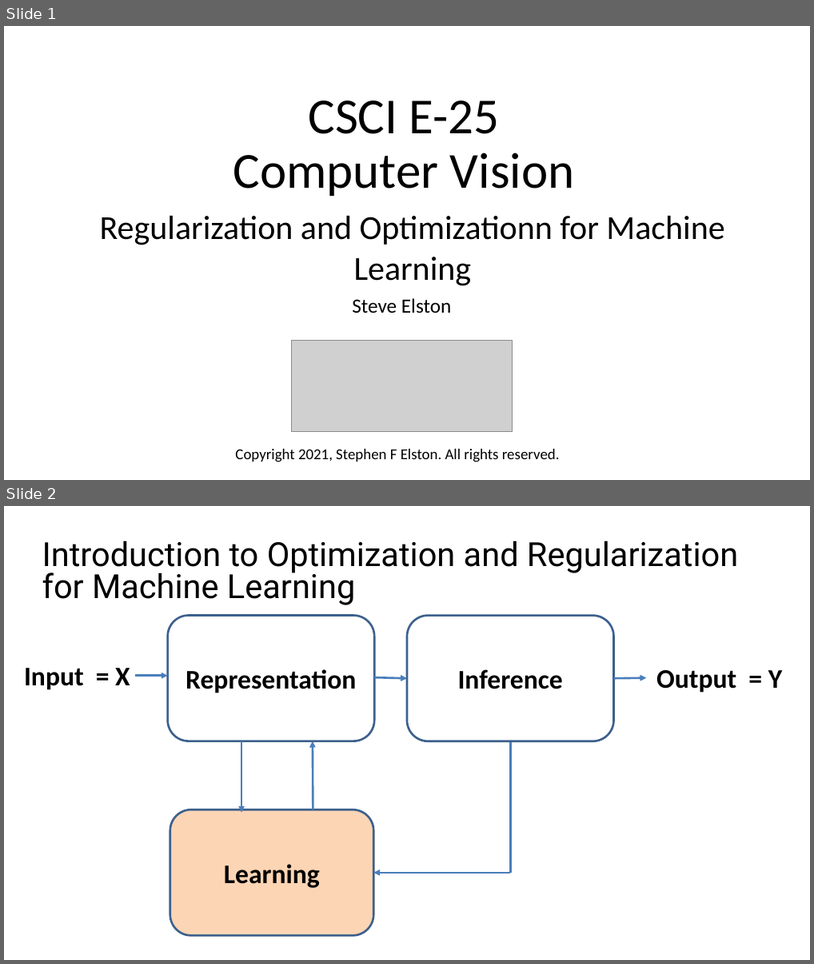
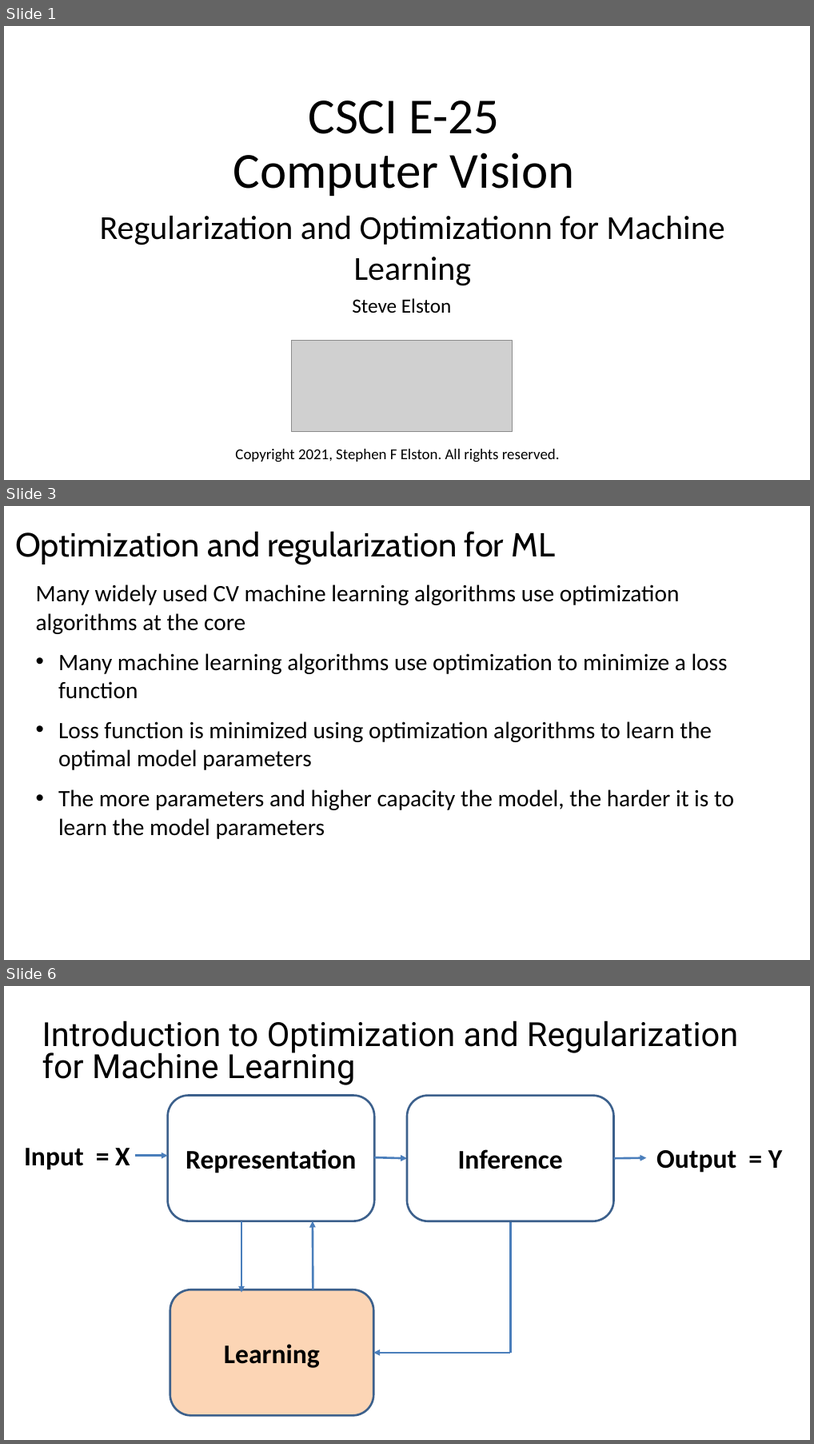
Before and after one commit to StephenElston/CSCI-E25, a slide deck: Slides/7_RegularizationAndOptimization.pptx. Shown one above the other, each under a label of ours: slides 1 and 2 before the commit, slides 1, 3 and 6 after it; the slides between them are not shown. The pictures are 814x964 and 814x1444 pixels, drawn with LibreOffice and Linux fonts; fonts in the diff are those of the drawing; grey boxes stand for pictures. Boxes give left, top, right and bottom in pixels: in the first picture for what was removed or moved away, otherwise in the second. Text is boxed around its words. In the diff, an @@ line names an element or a change of style, - is before the commit and + after.

```diff
--- a/Slides/7_RegularizationAndOptimization.pptx
+++ b/Slides/7_RegularizationAndOptimization.pptx
@@ slide 3 added at <box>4,506,810,960</box>, background #FFFFFF @@
@@ title added at <box>15,531,555,564</box>, 39.6 pt, text #000000 @@
+Optimization and regularization for ML
@@ text added at <box>36,584,734,839</box>, 28 pt, text #000000 @@
+Many widely used CV machine learning algorithms use optimization algorithms at the core
+• Many machine learning algorithms use optimization to minimize a loss function
+• Loss function is minimized using optimization algorithms to learn the optimal model parameters
+• The more parameters and higher capacity the model, the harder it is to learn the model parameters
@@ what was slide 2 is now slide 6 @@
```
Also in this commit, not shown: 3 slides changed, 12 other slides added, 3 slides removed, 1 other file.
